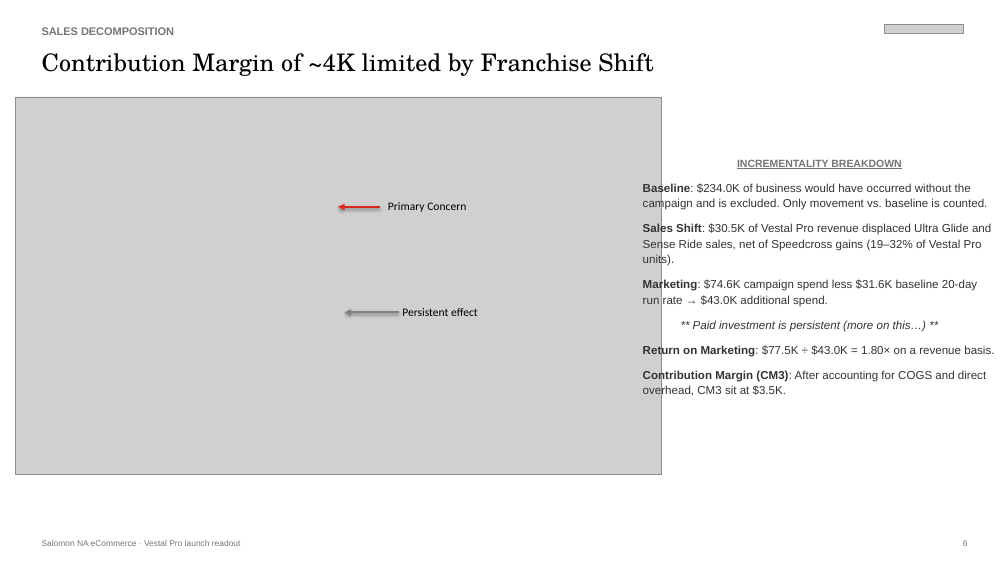
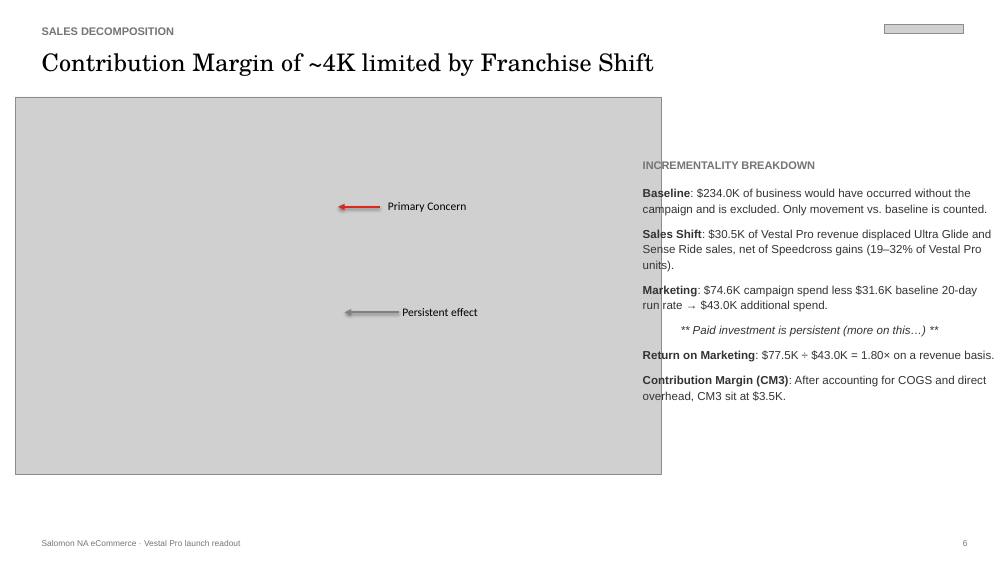
Before and after one commit to andersone17/salomon_case, a slide deck: slide 5 of deliverables/VestalPro_Campaign_Readout.pptx. Drawn at 1008x567 pixels with LibreOffice and Linux fonts; fonts in the diff are those of the drawing; grey boxes stand for pictures. Boxes give left, top, right and bottom in pixels: in the first picture for what was removed or moved away, otherwise in the second. Text is boxed around its words. In the diff, an @@ line names an element or a change of style, - is before the commit and + after.

```diff
--- a/deliverables/VestalPro_Campaign_Readout.pptx
+++ b/deliverables/VestalPro_Campaign_Readout.pptx
@@ text added at [643, 160, 815, 171], 10.5 pt, text #757575, bold @@
+INCREMENTALITY BREAKDOWN
@@ text at [737, 160, 901, 169]: paragraph removed @@
-INCREMENTALITY BREAKDOWN
@@ text "Baseline: $234.0K of business would ...": place and size @@
-text "Baseline: $234.0K of business would ..." at [643, 160, 994, 397]
+text "Baseline: $234.0K of business would ..." at [643, 188, 994, 403]
```
Also in this commit, not shown: 6 other slides changed, 1 slide added, 1 slide removed, 13 other files.
